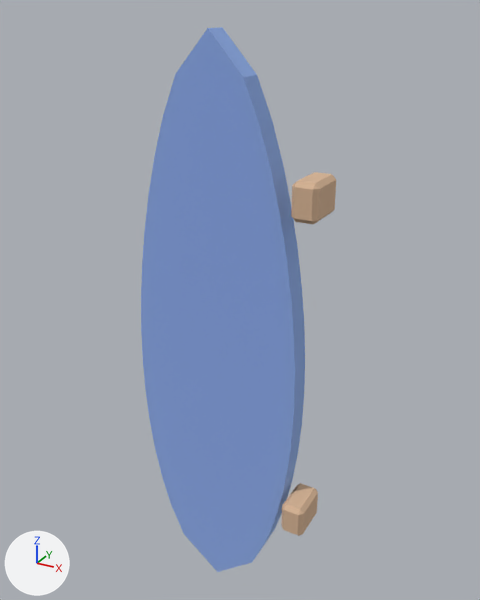
A saved change to the glTF model assets/made/location_decor/surfboard.glb.
Both versions are drawn from a camera (50 mm lens) standing at (0.406, -0.642, 0.411) and looking at (0.018, 0.062, 0.059). The lights are fixed; the arrows at lower left show +X, +Y and +Z. The first picture is the older version. Vertices at exactly the same position are counted once.

Names of what the first picture shows: 'Surfboard'.
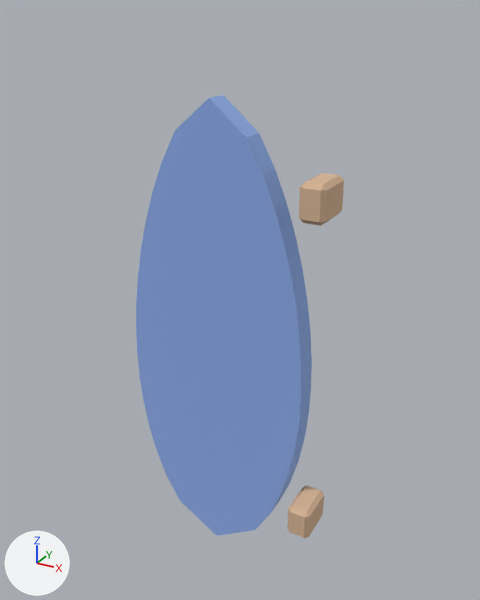
What differs and where, as boxes (x1, y1, x2, y2) in the pictures (480 x 600 px; the box of a moved part takes in the faces that stretch with it):
'Surfboard', reshaped (7% wider, 19% shorter): before (141, 27, 336, 572); after (136, 95, 344, 538)
part 1 of me_surfboard, moved or reshaped: before (141, 27, 305, 572); after (136, 95, 312, 536)
part 2 of me_surfboard, moved or reshaped: before (281, 483, 318, 536); after (287, 485, 324, 538)
part 3 of me_surfboard, moved or reshaped: before (291, 172, 336, 225); after (299, 173, 344, 226)

The change, as a list of edits to the scene's bpy script:
```text
Change me_surfboard:
    used by ob_surfboard; location = (0.0, 0.0, 0.0)
    remove me_surfboard.from_pydata(...)  # 128 vertices, 236 faces; spans x -0.118..0.145, y 0.0..0.059, z -0.391..0.391
    add me_surfboard.from_pydata(...)  # 128 vertices, 236 faces; spans x -0.127..0.155, y 0.0..0.059, z -0.318..0.318
    me_surfboard part 1: the loose piece of 64 vertices spanning x -0.118..0.118, y 0.023..0.055, z -0.391..0.391 is scaled about its middle by (1.08, 1, 0.814)
    me_surfboard part 2: the loose piece of 24 vertices spanning x 0.114..0.145, y 0.0..0.059, z -0.241..-0.195 is moved by (0.009, 0.0, 0.0)
    me_surfboard part 3: the loose piece of 24 vertices spanning x 0.114..0.145, y 0.0..0.059, z 0.195..0.241 is moved by (0.009, 0.0, 0.0)
    other edits to the shape of me_surfboard do not show in these pictures
```
